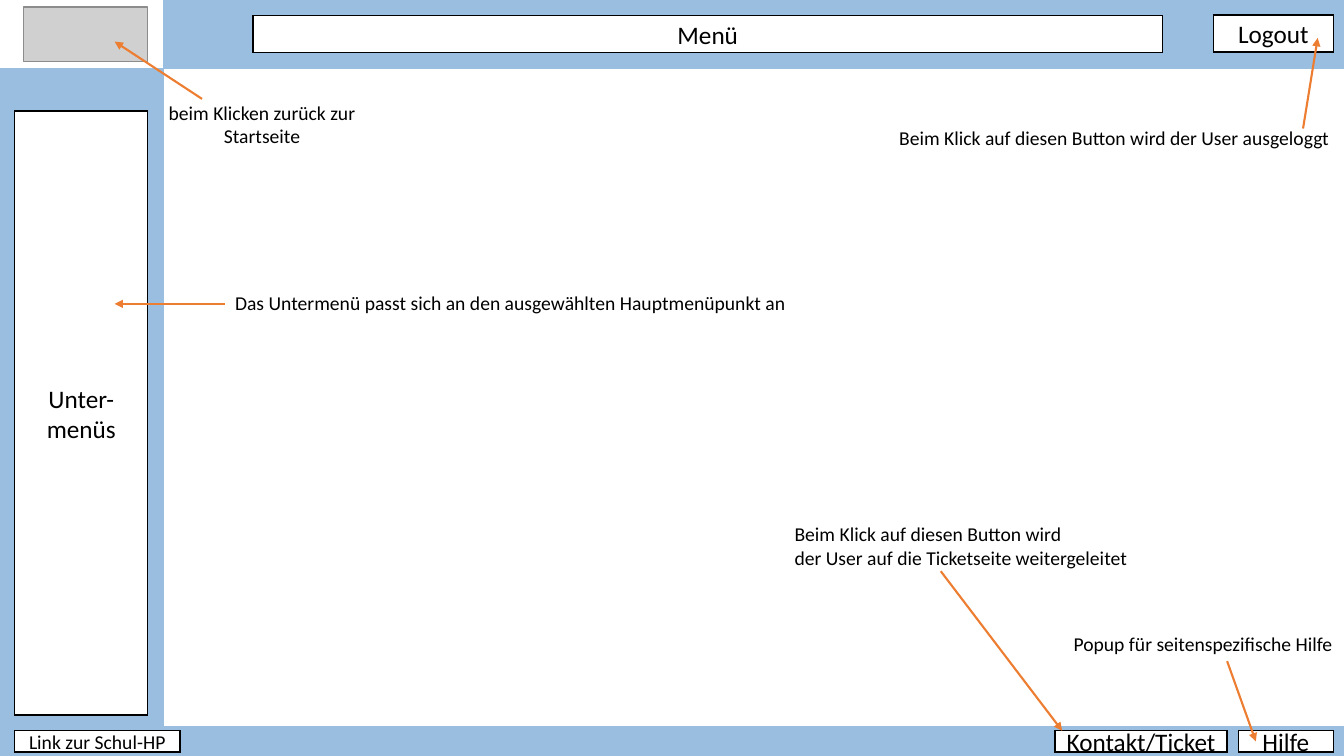
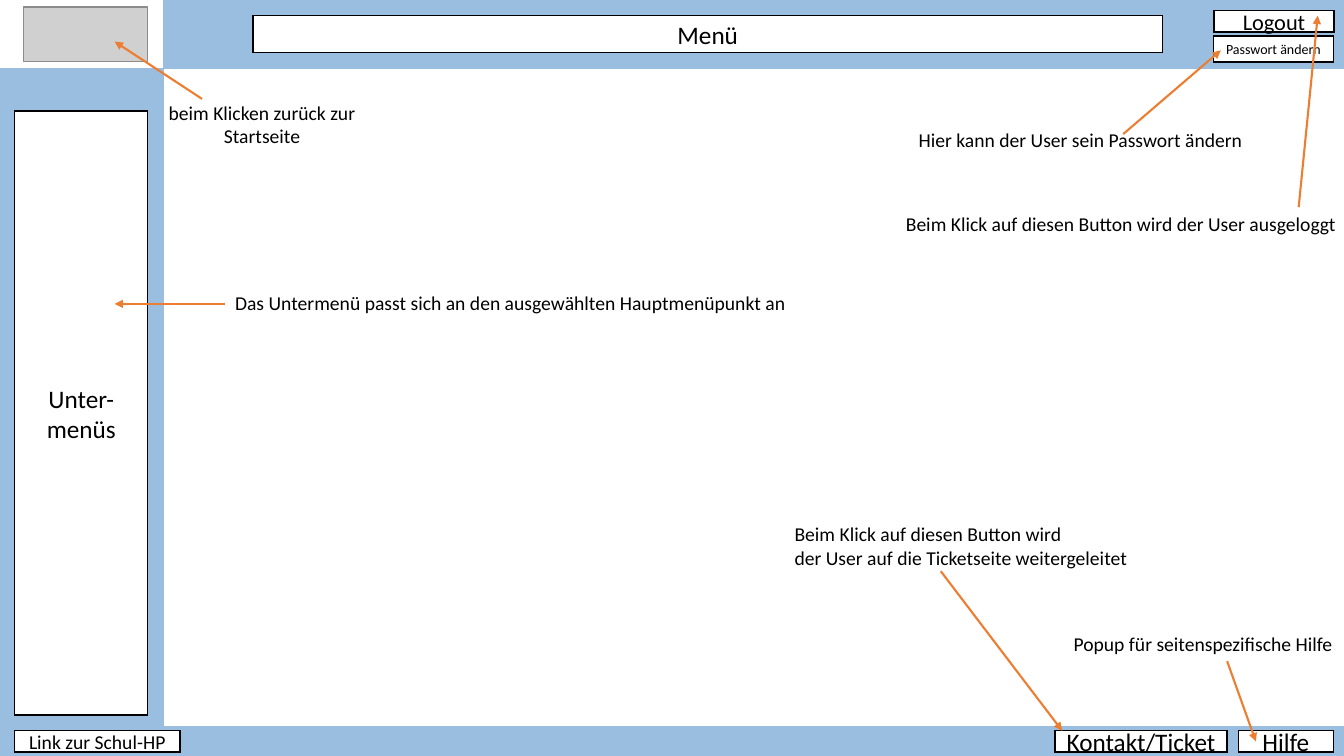
Before and after one commit to PapAnte/g2schoolproject, a slide deck: slide 1 of layout/Layout.pptx. Drawn at 1344x756 pixels with LibreOffice and Linux fonts; fonts in the diff are those of the drawing; grey boxes stand for pictures. Boxes give left, top, right and bottom in pixels: in the first picture for what was removed or moved away, otherwise in the second. Text is boxed around its words. In the diff, an @@ line names an element or a change of style, - is before the commit and + after.

Commit message:
added devicecomponentsfoil, edited button to change user password

```diff
--- a/layout/Layout.pptx
+++ b/layout/Layout.pptx
@@ rectangle "Logout": place and size @@
-rectangle "Logout" at [1214,15,1334,52]
+rectangle "Logout" at [1214,10,1334,31]
@@ rectangle "Logout" at [1214,10,1334,31]: size 18 to 16 pt @@
@@ arrow moved from (1304, 129) - (1318, 38) to (1299, 208) - (1318, 16) @@
@@ arrow added from (1123, 134) to (1221, 50), #ED7D31 1.5 pt @@
@@ rectangle added at [1214,36,1334,63], fill #FFFFFF, outline #000000 1 pt, 10 pt, text #000000 @@
+Passwort ändern
@@ text added at [919,131,1242,147], 14 pt, text #000000 @@
+Hier kann der User sein Passwort ändern
@@ text "Beim Klick auf diesen Button ...": place and size @@
-text "Beim Klick auf diesen Button ..." at [899,131,1329,149]
+text "Beim Klick auf diesen Button ..." at [906,217,1335,235]
```
Also in this commit, not shown: 18 other slides changed, 3 slides added.
